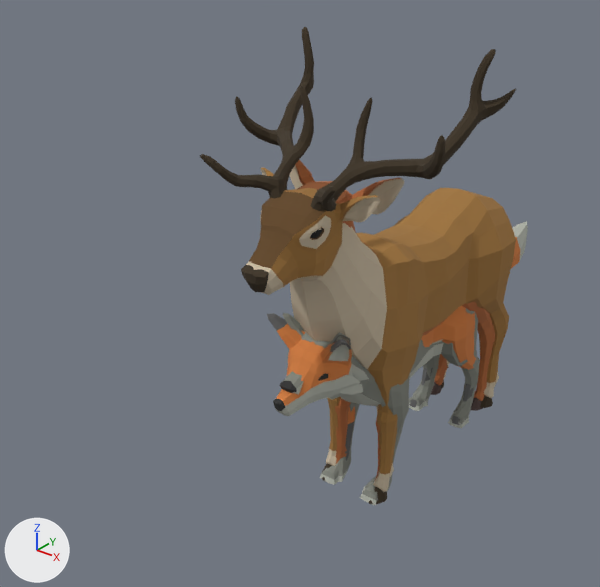
Renders of the glTF model public/assets/animals.glb from each side of a commit.
The view is the same before and after, from a camera (50 mm lens) standing at (4.69, -8.17, 6.72) and looking at (-0.64, -1.51, 2.59). The axes (+X, +Y, +Z) are drawn at lower left. The lights are the same throughout. The picture after the commit comes second.

Names of what the first picture shows: 'Deer_body', 'Fox_body', 'Stag_body', 'Wolf_body'.
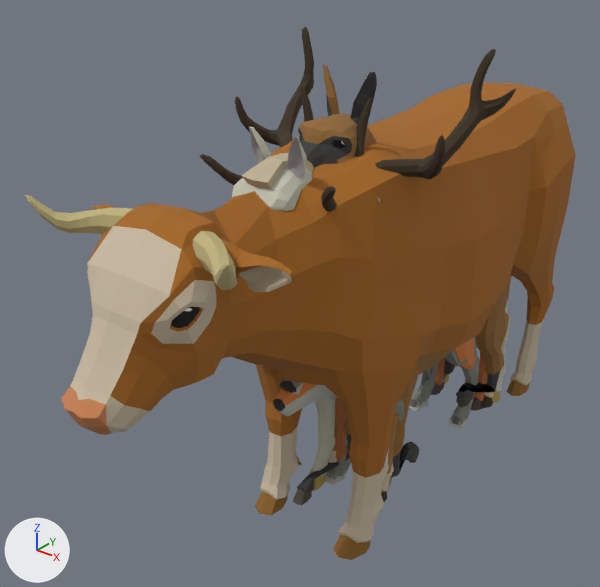
Pixel boxes (x1, y1, x2, y2) of what changed, in the pictures (600 x 587 px):
'Cow_body', added (brown): after (25, 82, 576, 560)
'Alpaca_body', added: after (293, 64, 511, 505)
'Horse_body', added (mostly hidden): after (232, 127, 510, 491)
'Stag_body', unchanged, covered by the edit: before (200, 27, 516, 504); after (200, 27, 516, 502)
'Fox_body', unchanged, covered by the edit: before (267, 221, 528, 501); after (273, 337, 479, 461)
'Wolf_body', unchanged, covered by the edit: before (279, 308, 480, 505); after (279, 336, 480, 492)
'Deer_body', unchanged, covered by the edit: before (289, 160, 495, 480); after (335, 351, 487, 462)

The change, as a diff of the scene's bpy script:
```diff
--- a/public/assets/animals.glb.py
+++ b/public/assets/animals.glb.py
@@ mat_cow @@
+mat_cow = bpy.data.materials.new('Cow')
+mat_cow.use_nodes = True; mat_cow.node_tree.nodes.clear()
+_N = mat_cow.node_tree.nodes; _L = mat_cow.node_tree.links
+n0 = _N.new('ShaderNodeBsdfPrincipled'); n0.name = 'Principled BSDF'
+n0.inputs[2].default_value = 1.0  # 'Roughness'
+n1 = _N.new('ShaderNodeOutputMaterial'); n1.name = 'Material Output'
+n2 = _N.new('ShaderNodeVertexColor'); n2.name = 'Color Attribute'
+_L.new(n0.outputs[0], n1.inputs[0])  # 'BSDF' to 'Surface'
+_L.new(n2.outputs[0], n0.inputs[0])  # 'Color' to 'Base Color'
@@ mat_horse @@
+mat_horse = bpy.data.materials.new('Horse')
+mat_horse.use_nodes = True; mat_horse.node_tree.nodes.clear()
+_N = mat_horse.node_tree.nodes; _L = mat_horse.node_tree.links
+n0 = _N.new('ShaderNodeBsdfPrincipled'); n0.name = 'Principled BSDF'
+n0.inputs[2].default_value = 1.0  # 'Roughness'
+n1 = _N.new('ShaderNodeOutputMaterial'); n1.name = 'Material Output'
+n2 = _N.new('ShaderNodeVertexColor'); n2.name = 'Color Attribute'
+_L.new(n0.outputs[0], n1.inputs[0])  # 'BSDF' to 'Surface'
+_L.new(n2.outputs[0], n0.inputs[0])  # 'Color' to 'Base Color'
@@ mat_alpaca @@
+mat_alpaca = bpy.data.materials.new('Alpaca')
+mat_alpaca.use_nodes = True; mat_alpaca.node_tree.nodes.clear()
+_N = mat_alpaca.node_tree.nodes; _L = mat_alpaca.node_tree.links
+n0 = _N.new('ShaderNodeBsdfPrincipled'); n0.name = 'Principled BSDF'
+n0.inputs[2].default_value = 1.0  # 'Roughness'
+n1 = _N.new('ShaderNodeOutputMaterial'); n1.name = 'Material Output'
+n2 = _N.new('ShaderNodeVertexColor'); n2.name = 'Color Attribute'
+_L.new(n0.outputs[0], n1.inputs[0])  # 'BSDF' to 'Surface'
+_L.new(n2.outputs[0], n0.inputs[0])  # 'Color' to 'Base Color'
@@ me_cube_007 @@
+me_cube_007.from_pydata(...)  # 1237 vertices, 2450 faces; spans x -1.16..1.16, y -5.09..2.98, z -0.06..4.53
+me_cube_007.materials.append(mat_cow)
@@ me_cube_006 @@
+me_cube_006.from_pydata(...)  # 1093 vertices, 2182 faces; spans x -0.7..0.7, y -3.45..2.22, z -0.01..4.81
+me_cube_006.materials.append(mat_horse)
@@ me_cube_005 @@
+me_cube_005.from_pydata(...)  # 1032 vertices, 2060 faces; spans x -0.56..0.71, y -2.52..1.78, z 0.0..5.21
+me_cube_005.materials.append(mat_alpaca)
@@ ob_cow_body @@
+ob_cow_body = bpy.data.objects.new('Cow_body', me_cube_007)
+ob_cow_body.location = (0.0, 0.0, 0.0)
@@ ob_horse_body @@
+ob_horse_body = bpy.data.objects.new('Horse_body', me_cube_006)
+ob_horse_body.location = (0.0, 0.0, 0.0)
@@ ob_alpaca_body @@
+ob_alpaca_body = bpy.data.objects.new('Alpaca_body', me_cube_005)
+ob_alpaca_body.location = (0.0, 0.0, 0.0)
```
